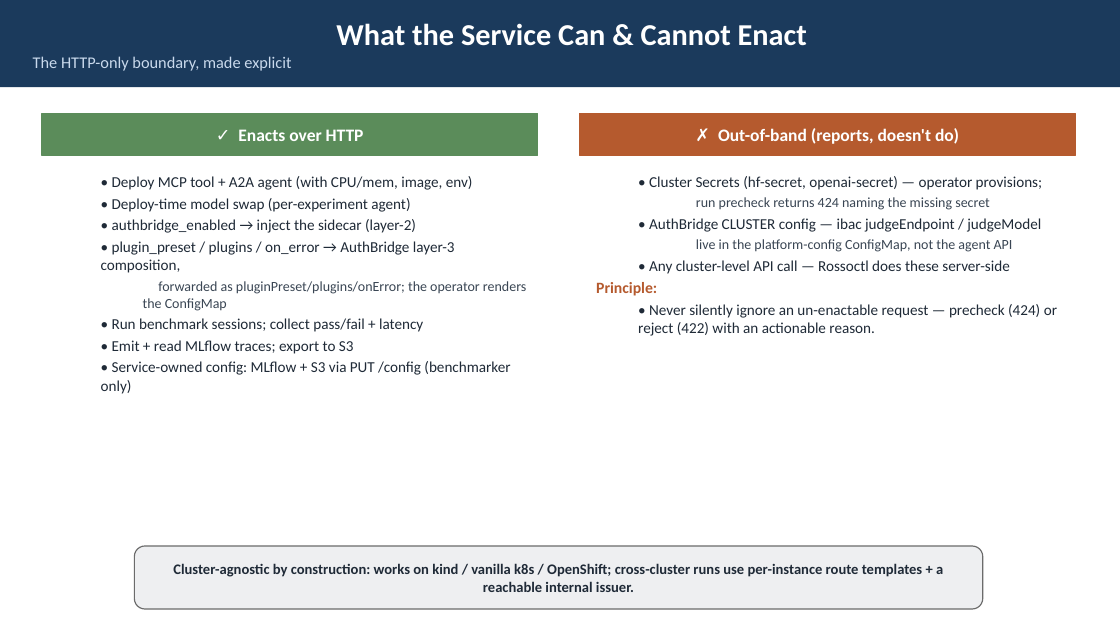
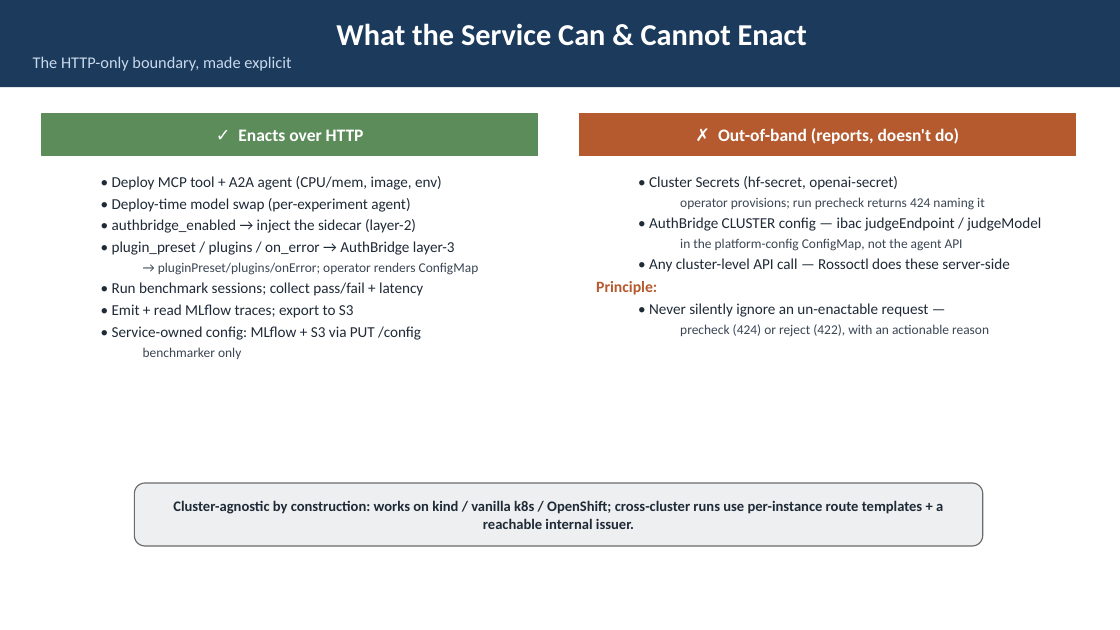
Before and after one commit to webchang/benchmarking, a slide deck: slide 7 of docs/BenchmarkingService.pptx. Drawn at 1120x630 pixels with LibreOffice and Linux fonts; fonts in the diff are those of the drawing. Boxes give left, top, right and bottom in pixels: in the first picture for what was removed or moved away, otherwise in the second. Text is boxed around its words. In the diff, an @@ line names an element or a change of style, - is before the commit and + after.

```diff
--- a/docs/BenchmarkingService.pptx
+++ b/docs/BenchmarkingService.pptx
@@ text at [112,176,442,190]: text changed @@
-  • Deploy MCP tool + A2A agent (with CPU/mem, image, env)
+  • Deploy MCP tool + A2A agent (CPU/mem, image, env)
@@ text at [649,176,985,210]: text changed; size 13 to 11.5 pt; text colour #1F2A37 to #3A4654 @@
-  • Cluster Secrets (hf-secret, openai-secret) — operator provisions;
-    run precheck returns 424 naming the missing secret
+  • Cluster Secrets (hf-secret, openai-secret)
+    operator provisions; run precheck returns 424 naming it
@@ text at [680,238,963,251]: text changed; size 12 to 11.5 pt @@
-    live in the platform-config ConfigMap, not the agent API
+    in the platform-config ConfigMap, not the agent API
@@ text at [112,241,479,275]: text changed; size 12 to 11.5 pt @@
-  • plugin_preset / plugins / on_error → AuthBridge layer-3 composition,
-    forwarded as pluginPreset/plugins/onError; the operator renders the ConfigMap
+  • plugin_preset / plugins / on_error → AuthBridge layer-3
+    → pluginPreset/plugins/onError; operator renders ConfigMap
@@ text at [112,326,421,359]: text changed @@
-  • Service-owned config: MLflow + S3 via PUT /config (benchmarker only)
+  • Service-owned config: MLflow + S3 via PUT /config
+    benchmarker only
@@ text at [649,303,989,337]: text changed; size 13 to 11.5 pt; text colour #1F2A37 to #3A4654 @@
-  • Never silently ignore an un-enactable request — precheck (424) or reject (422) with an actionable reason.
+  • Never silently ignore an un-enactable request —
+    precheck (424) or reject (422), with an actionable reason
@@ rounded rectangle "Cluster-agnostic by construction: works on ...": place and size @@
-rounded rectangle "Cluster-agnostic by construction: works on ..." at [134,546,983,609]
+rounded rectangle "Cluster-agnostic by construction: works on ..." at [134,483,983,546]
```
Also in this commit, not shown: 2 other files.
